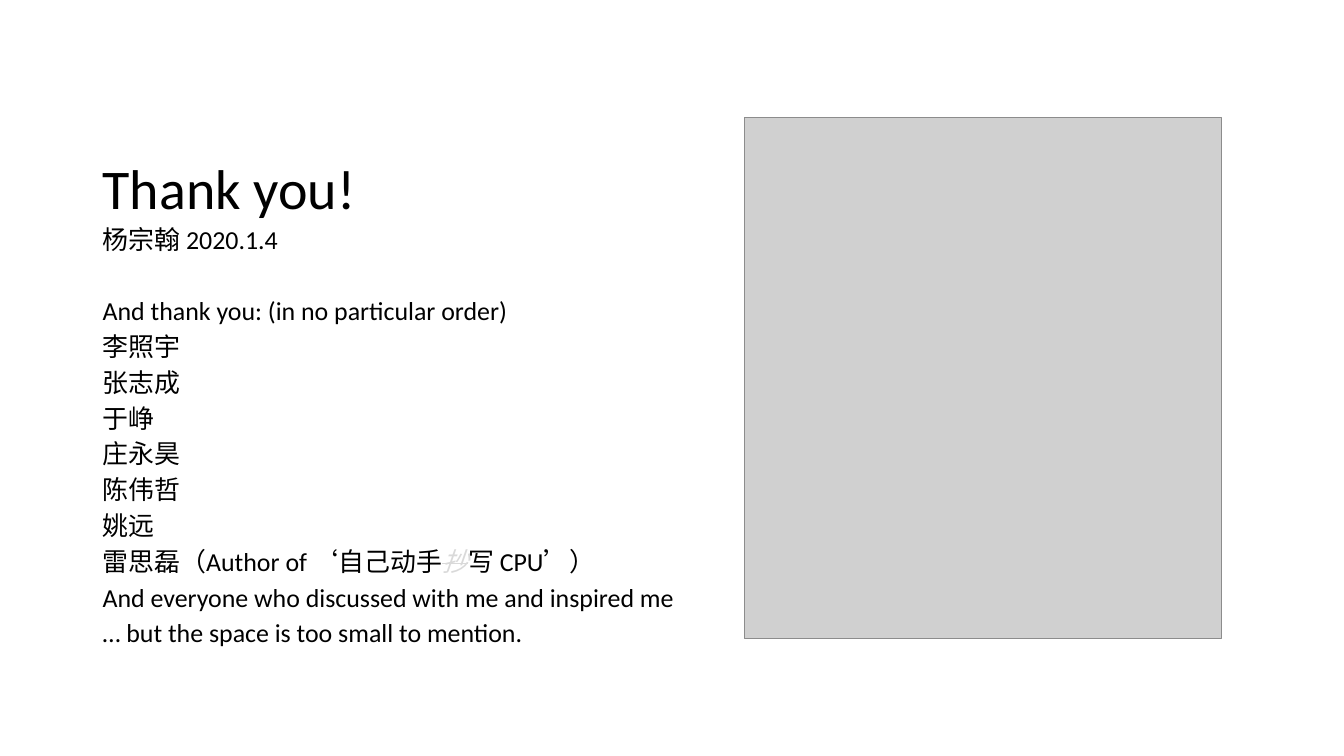
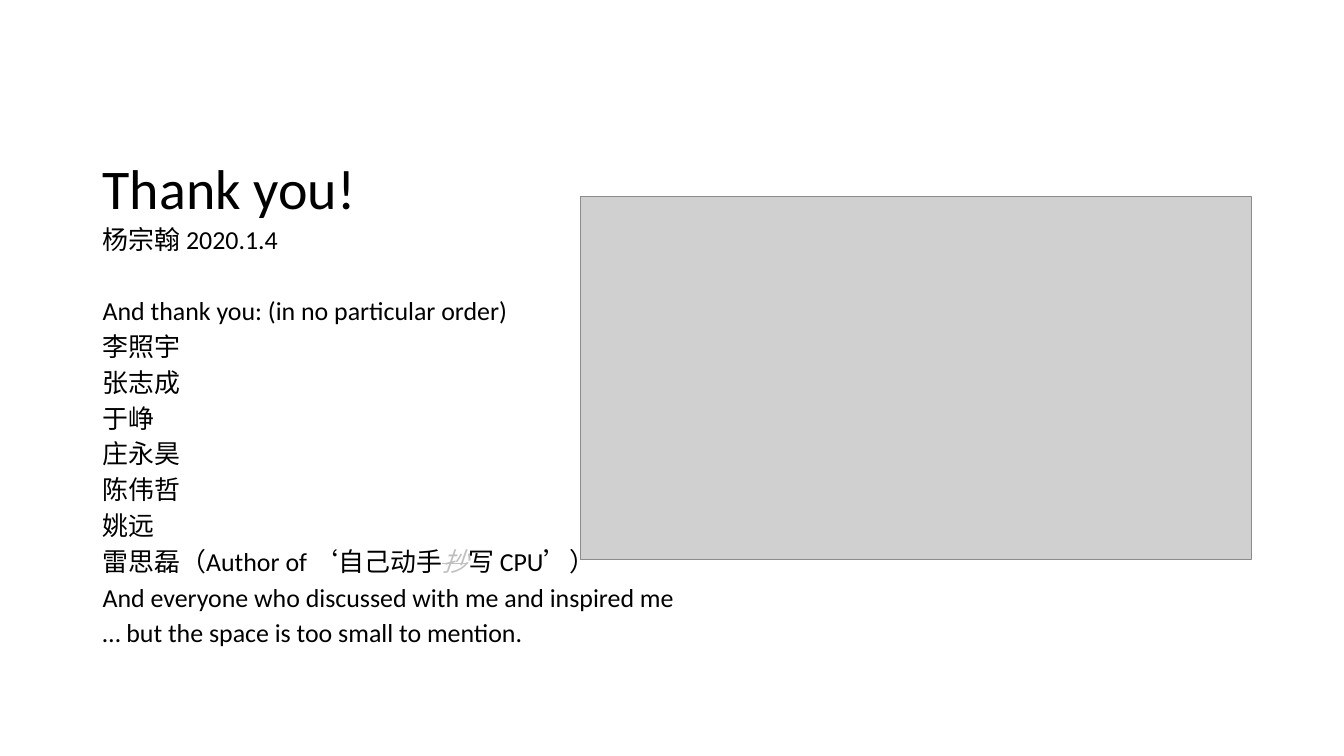
Before and after one commit to fstqwq/PipyV, a slide deck: slide 24 of arch_pre.pptx (slide 21 before the commit). Drawn at 1344x756 pixels with LibreOffice and Linux fonts; fonts in the diff are those of the drawing; grey boxes stand for pictures. Boxes give left, top, right and bottom in pixels: in the first picture for what was removed or moved away, otherwise in the second. Text is boxed around its words. In the diff, an @@ line names an element or a change of style, - is before the commit and + after.

```diff
--- a/arch_pre.pptx
+++ b/arch_pre.pptx
@@ picture: place and size @@
-picture at bbox=[745, 117, 1222, 639]
+picture at bbox=[581, 197, 1251, 560]
@@ text at bbox=[103, 549, 596, 574]: text colour #D9D9D9 to #BFBFBF in "‘自己动手抄写" @@
```
Also in this commit, not shown: 7 other slides changed, 3 slides added.
